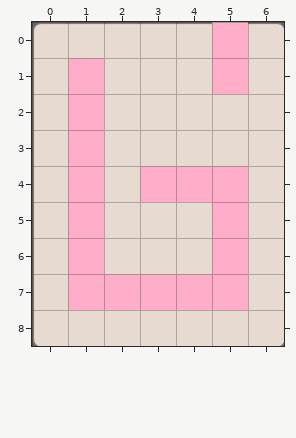
A Tiled map gets an edit: HungryGame/proj.win32/map/35.tmx. This is how it looked before the edit.
Cells are 60x60 px. Shown: x 0..6, y 0..8.
New version:
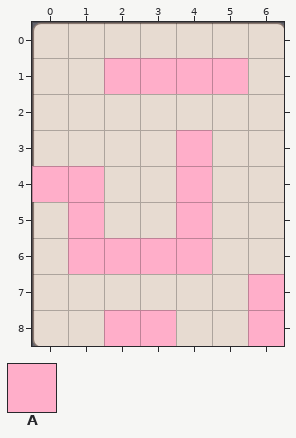
Key: from "metaset1": A 0.
_ is an empty cell, # one hidden under a higher layer, . an unchanged one.
The exact change:
--- layer "wall"
@@ x 1..5 @@
-0 ....#
-1 #....
-2 #....
-3 #....
-4 ..#.#
-5 ....#
-6 ....#
-7 #####
+0 ...._
+1 _....
+2 _....
+3 _....
+4 .._._
+5 ...._
+6 ...._
+7 _____
--- layer "Items"
@@ x 0..6 @@
-0 .....A.
-1 .A___..
-2 .A.....
-3 .A.._..
-4 _..A.A.
-5 ...._A.
-6 ..___A.
-7 .AAAAA_
-8 ..__.._
+0 ....._.
+1 ._AAA..
+2 ._.....
+3 ._..A..
+4 A.._._.
+5 ....A_.
+6 ..AAA_.
+7 ._____A
+8 ..AA..A
Where, in picture pixels (left, top, right, bottom), the same in both pictures:
changed: (32, 22, 284, 346)
